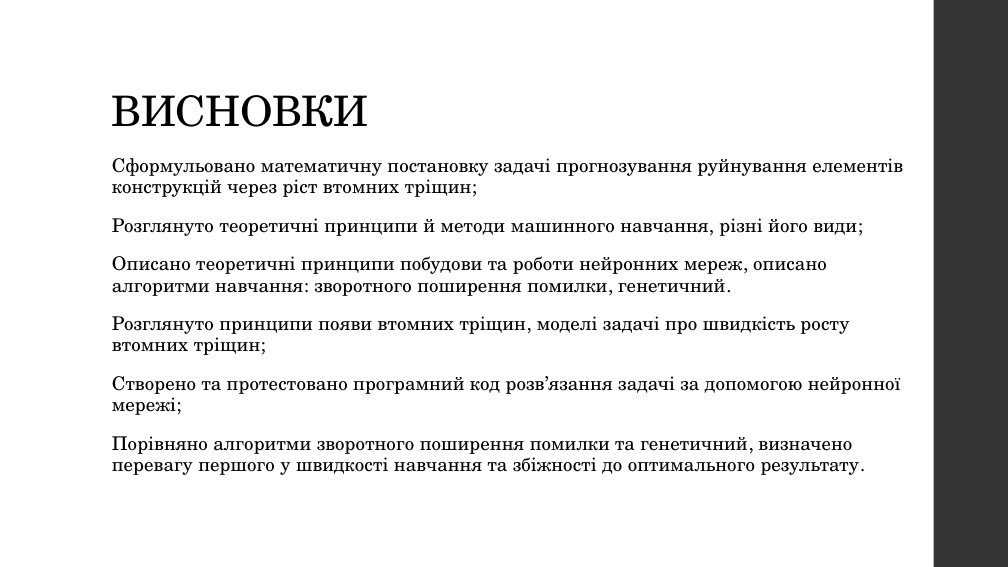
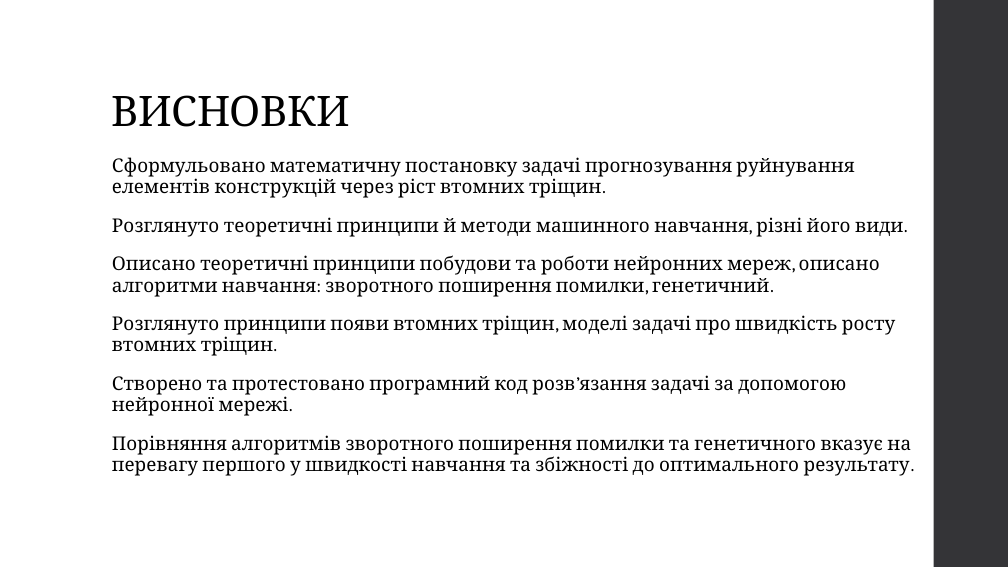
Before and after one commit to Romchyk-S/Thesis, a slide deck: slide 13 of Застосування методів машинного навчання для прогнозування елементів конструкцій-1.pptx. Drawn at 1008x567 pixels with LibreOffice and Linux fonts; fonts in the diff are those of the drawing. Boxes give left, top, right and bottom in pixels: in the first picture for what was removed or moved away, otherwise in the second. Text is boxed around its words. In the diff, an @@ line names an element or a change of style, - is before the commit and + after.

```diff
--- a/Застосування методів машинного навчання для прогнозування елементів конструкцій-1.pptx
+++ b/Застосування методів машинного навчання для прогнозування елементів конструкцій-1.pptx
@@ title "ВИСНОВКИ" at [112,95,350,127]: font TeX Gyre Schola to Cambria @@
@@ text at [112,157,903,237]: text changed; font TeX Gyre Schola to Cambria @@
-Сформульовано математичну постановку задачі прогнозування руйнування елементів конструкцій через ріст втомних тріщин;
-Розглянуто теоретичні принципи й методи машинного навчання, різні його види;
+Сформульовано математичну постановку задачі прогнозування руйнування елементів конструкцій через ріст втомних тріщин.
+Розглянуто теоретичні принципи й методи машинного навчання, різні його види.
@@ text at [112,255,880,297]: font TeX Gyre Schola to Cambria in "Описано теоретичні принципи побудови та роботи нейронних ..." @@
@@ text at [112,315,911,476]: text changed; font TeX Gyre Schola to Cambria @@
-Розглянуто принципи появи втомних тріщин, моделі задачі про швидкість росту втомних тріщин;
-Створено та протестовано програмний код розв’язання задачі за допомогою нейронної мережі;
-Порівняно алгоритми зворотного поширення помилки та генетичний, визначено перевагу першого у швидкості навчання та збіжності до оптимального результату.
+Розглянуто принципи появи втомних тріщин, моделі задачі про швидкість росту втомних тріщин.
+Створено та протестовано програмний код розв’язання задачі за допомогою нейронної мережі.
+Порівняння алгоритмів зворотного поширення помилки та генетичного вказує на перевагу першого у швидкості навчання та збіжності до оптимального результату.
```
Also in this commit, not shown: 13 other slides changed, 16 other files.
